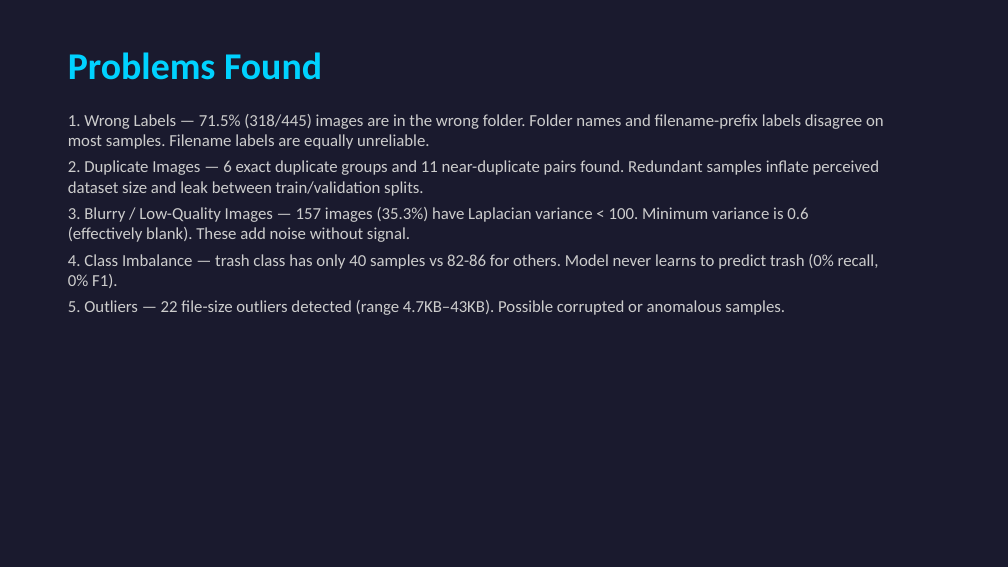
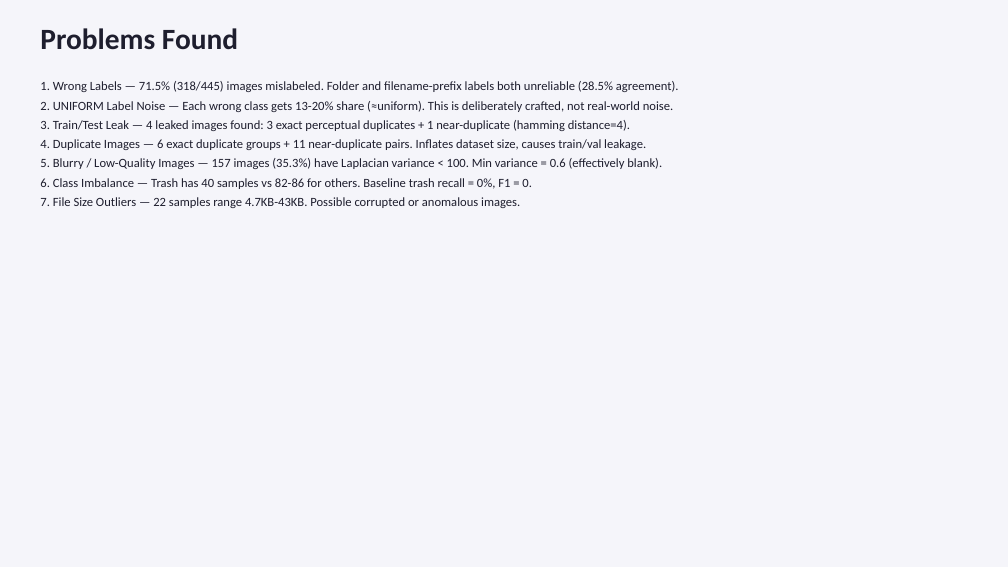
Before and after one commit to adityashirsatrao007/hackaithon-waste-classification, a slide deck: slide 2 of reports/Round1_Data_Detective.pptx. Drawn at 1008x567 pixels with LibreOffice and Linux fonts; fonts in the diff are those of the drawing. Boxes give left, top, right and bottom in pixels: in the first picture for what was removed or moved away, otherwise in the second. Text is boxed around its words. In the diff, an @@ line names an element or a change of style, - is before the commit and + after.

```diff
--- a/reports/Round1_Data_Detective.pptx
+++ b/reports/Round1_Data_Detective.pptx
@@ background #1A1A2E to #F5F5FA @@
@@ text "Problems Found": place and size @@
-text "Problems Found" at box(68, 52, 322, 80)
+text "Problems Found" at box(40, 28, 238, 50)
@@ text "Problems Found" at box(40, 28, 238, 50): size 36 to 28 pt, text colour #00D2FF to #1E1E2E @@
@@ text at box(40, 81, 679, 208): text changed; size 16 to 12 pt; text colour #CCCCCC to #1E1E2E @@
-1. Wrong Labels — 71.5% (318/445) images are in the wrong folder. Folder names and filename-prefix labels disagree on most samples. Filename labels are equally unreliable.
-2. Duplicate Images — 6 exact duplicate groups and 11 near-duplicate pairs found. Redundant samples inflate perceived dataset size and leak between train/validation splits.
-3. Blurry / Low-Quality Images — 157 images (35.3%) have Laplacian variance < 100. Minimum variance is 0.6 (effectively blank). These add noise without signal.
-4. Class Imbalance — trash class has only 40 samples vs 82-86 for others. Model never learns to predict trash (0% recall, 0% F1).
-5. Outliers — 22 file-size outliers detected (range 4.7KB–43KB). Possible corrupted or anomalous samples.
+1. Wrong Labels — 71.5% (318/445) images mislabeled. Folder and filename-prefix labels both unreliable (28.5% agreement).
+2. UNIFORM Label Noise — Each wrong class gets 13-20% share (≈uniform). This is deliberately crafted, not real-world noise.
+3. Train/Test Leak — 4 leaked images found: 3 exact perceptual duplicates + 1 near-duplicate (hamming distance=4).
+4. Duplicate Images — 6 exact duplicate groups + 11 near-duplicate pairs. Inflates dataset size, causes train/val leakage.
+5. Blurry / Low-Quality Images — 157 images (35.3%) have Laplacian variance < 100. Min variance = 0.6 (effectively blank).
+6. Class Imbalance — Trash has 40 samples vs 82-86 for others. Baseline trash recall = 0%, F1 = 0.
+7. File Size Outliers — 22 samples range 4.7KB-43KB. Possible corrupted or anomalous images.
```
Also in this commit, not shown: 1 other slide changed, 3 slides added, 3 slides removed, 5 other files.
